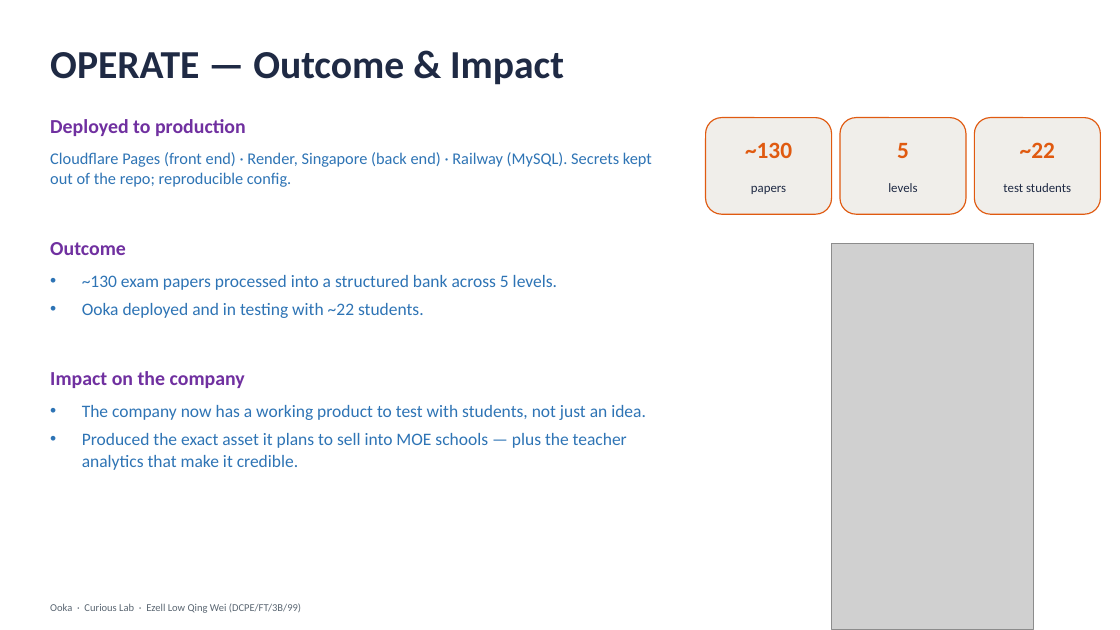
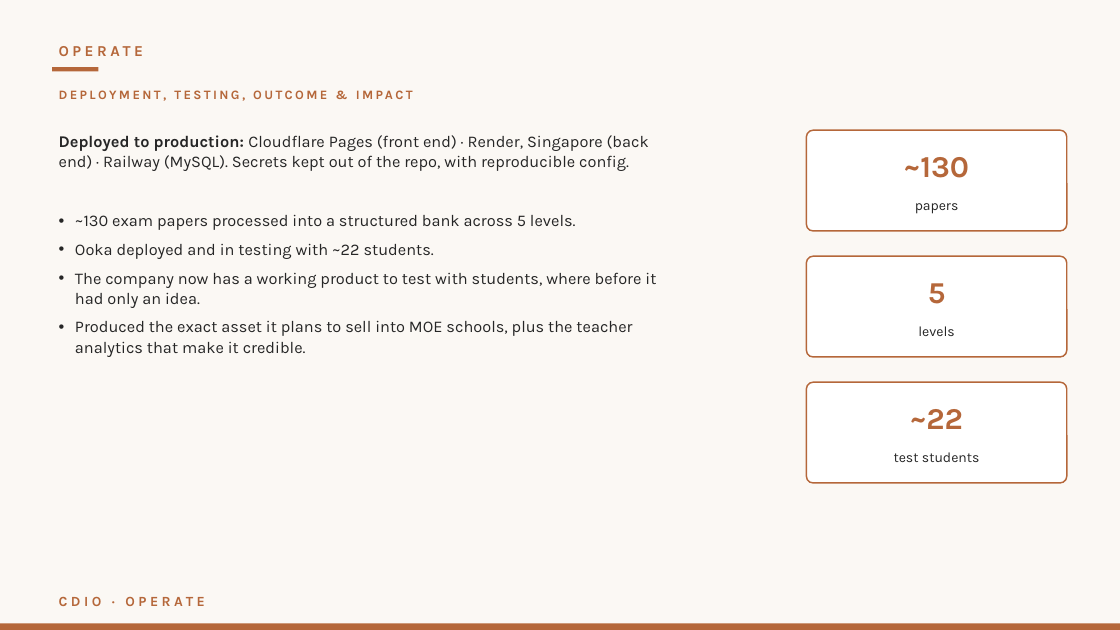
Before and after one commit to ezelllow/quiz-maker-backend, a slide deck: slide 18 of Ooka_Internship_Presentation.pptx (slide 10 before the commit). Drawn at 1120x630 pixels with LibreOffice and Linux fonts; fonts in the diff are those of the drawing; grey boxes stand for pictures. Boxes give left, top, right and bottom in pixels: in the first picture for what was removed or moved away, otherwise in the second. Text is boxed around its words. In the diff, an @@ line names an element or a change of style, - is before the commit and + after.

```diff
--- a/Ooka_Internship_Presentation.pptx
+++ b/Ooka_Internship_Presentation.pptx
@@ background #FFFFFF to #FBF8F4 @@
@@ text added at (59, 46, 143, 56), 13 pt, text #B5673A, bold @@
+OPERATE
@@ rectangle added at (52, 67, 98, 71), fill #B5673A @@
@@ text removed at (50, 119, 246, 136) @@
-Deployed to production
@@ text at (174, 90, 245, 101): text changed; size 34 to 11 pt; font Calibri to Karla; text colour #1F2A44 to #B5673A @@
-OPERATE — Outcome & Impact
+DEPLOYMENT, TESTING, OUTCOME & IMPACT
@@ rounded rectangle removed at (706, 118, 832, 214) @@
@@ rounded rectangle removed at (975, 118, 1101, 214) @@
@@ text at (59, 135, 649, 171): text changed; font Calibri to Karla; text colour #2E74B5 to #262626 @@
-Cloudflare Pages (front end) · Render, Singapore (back end) · Railway (MySQL). Secrets kept out of the repo; reproducible config.
+Deployed to production: Cloudflare Pages (front end) · Render, Singapore (back end) · Railway (MySQL). Secrets kept out of the repo, with reproducible config.
@@ text "~130": place and size @@
-text "~130" at (745, 142, 792, 158)
+text "~130" at (904, 157, 969, 178)
@@ rounded rectangle: place and size @@
-rounded rectangle at (840, 118, 966, 214)
+rounded rectangle at (807, 130, 1067, 231)
@@ rounded rectangle at (807, 130, 1067, 231): fill #F0EEEA to #FFFFFF; outline #E05A10 1 pt to #B5673A 1.25 pt; proportions changed @@
@@ text "papers": place and size @@
-text "papers" at (751, 185, 786, 194)
+text "papers" at (915, 203, 959, 214)
@@ text at (75, 215, 656, 357): text changed; size 15 to 14 pt; font Calibri to Karla; text colour #2E74B5 to #262626 @@
-• The company now has a working product to test with students, not just an idea.
-• Produced the exact asset it plans to sell into MOE schools — plus the teacher analytics that make it credible.
+• ~130 exam papers processed into a structured bank across 5 levels.
+• Ooka deployed and in testing with ~22 students.
+• The company now has a working product to test with students, where before it had only an idea.
+• Produced the exact asset it plans to sell into MOE schools, plus the teacher analytics that make it credible.
@@ text removed at (50, 242, 126, 255) @@
-Outcome
@@ text "5": place and size @@
-text "5" at (897, 143, 909, 158)
+text "5" at (928, 283, 946, 304)
@@ rounded rectangle added at (807, 256, 1067, 357), fill #FFFFFF, outline #B5673A 1.25 pt @@
@@ picture removed at (832, 244, 1033, 629) @@
@@ text removed at (82, 275, 557, 318) @@
-• ~130 exam papers processed into a structured bank across 5 levels.
-• Ooka deployed and in testing with ~22 students.
@@ text "levels": place and size @@
-text "levels" at (888, 183, 917, 192)
+text "levels" at (918, 326, 955, 336)
@@ text removed at (50, 371, 245, 388) @@
-Impact on the company
@@ rounded rectangle added at (807, 382, 1067, 483), fill #FFFFFF, outline #B5673A 1.25 pt @@
@@ size 20 to 26 pt, font Calibri to Karla, text colour #E05A10 to #B5673A in 3 elements at (904, 157, 969, 178), (928, 283, 946, 304), (910, 409, 963, 429) @@
@@ text "~22": place and size @@
-text "~22" at (1020, 142, 1055, 158)
+text "~22" at (910, 409, 963, 429)
@@ size 11 to 12 pt, font Calibri to Karla, text colour #1F2A44 to #262626 in 3 elements at (915, 203, 959, 214), (918, 326, 955, 336), (894, 452, 980, 462) @@
@@ text "test students": place and size @@
-text "test students" at (1003, 183, 1071, 192)
+text "test students" at (894, 452, 980, 462)
@@ text added at (59, 596, 205, 606), 12 pt, text #B5673A, bold @@
+CDIO · OPERATE
@@ rectangle added at (0, 623, 1120, 630), fill #B5673A @@
@@ text removed at (50, 603, 301, 613) @@
-Ooka · Curious Lab · Ezell Low Qing Wei (DCPE/FT/3B/99)
```
Also in this commit, not shown: 4 other slides changed, 19 slides added, 10 slides removed, 24 other files.
